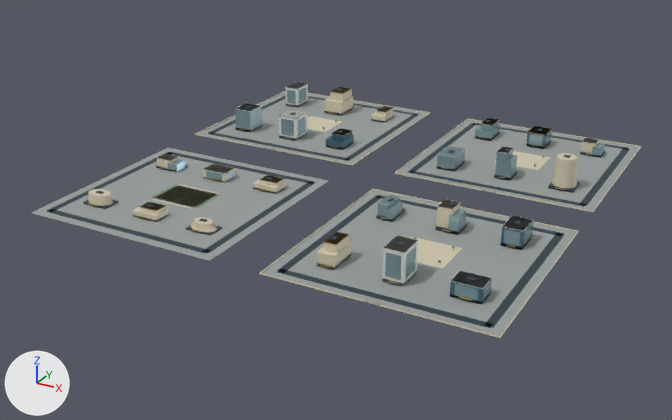
One commit to the glTF model web/public/assets/3d/ampliworld/GC-CITY-2030/GC-TILE-08-19.glb: the scene before it, then after it.
Rendered twice from a camera (50 mm lens) standing at (-1333.0, -5304.0, 581.0) and looking at (-2023.0, -4050.0, -46.0). The lights are fixed; the arrows at lower left show +X, +Y and +Z. The first picture is the older version. Where no turn or scale is listed for an object, it has been applied to the vertices. Vertices at exactly the same position are counted once.

The older version as bpy lines, for what is in view:
```python
ob_gc_tile_08_19_blue = bpy.data.objects.new('GC-TILE-08-19-blue', me_mesh_8)
ob_gc_tile_08_19_blue.location = (0.0, 0.0, 0.0)
ob_gc_tile_08_19_dark = bpy.data.objects.new('GC-TILE-08-19-dark', me_mesh_1)
ob_gc_tile_08_19_dark.location = (0.0, 0.0, 0.0)
ob_gc_tile_08_19_glass = bpy.data.objects.new('GC-TILE-08-19-glass', me_mesh_7)
ob_gc_tile_08_19_glass.location = (0.0, 0.0, 0.0)
ob_gc_tile_08_19_gold = bpy.data.objects.new('GC-TILE-08-19-gold', me_mesh_5)
ob_gc_tile_08_19_gold.location = (0.0, 0.0, 0.0)
ob_gc_tile_08_19_ivory = bpy.data.objects.new('GC-TILE-08-19-ivory', me_mesh_2)
ob_gc_tile_08_19_ivory.location = (0.0, 0.0, 0.0)
ob_gc_tile_08_19_paving = bpy.data.objects.new('GC-TILE-08-19-paving', me_mesh_0)
ob_gc_tile_08_19_paving.location = (0.0, 0.0, 0.0)
ob_gc_tile_08_19_white = bpy.data.objects.new('GC-TILE-08-19-white', me_mesh_6)
ob_gc_tile_08_19_white.location = (0.0, 0.0, 0.0)
```
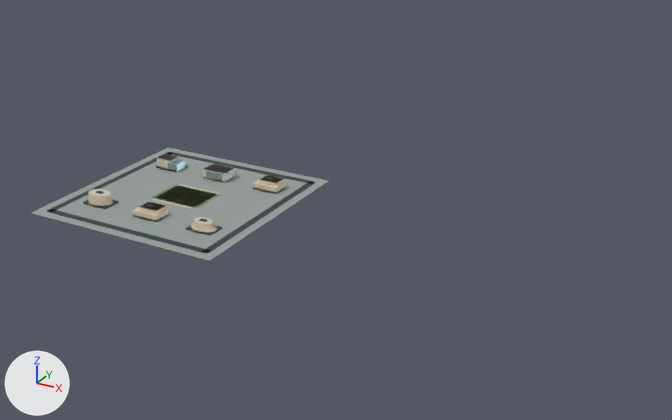
Diff of the bpy script that builds the scene:
```diff
--- a/web/public/assets/3d/ampliworld/GC-CITY-2030/GC-TILE-08-19.glb.py
+++ b/web/public/assets/3d/ampliworld/GC-CITY-2030/GC-TILE-08-19.glb.py
@@ me_mesh_0 @@
 # used by ob_gc_tile_08_19_paving; location = (0.0, 0.0, 0.0)
-me_mesh_0.from_pydata(...)  # 32 vertices, 48 faces; spans x -2379.0..-1621.0, y -4379.0..-3621.0, z 0.0
+me_mesh_0.from_pydata(...)  # 8 vertices, 12 faces; spans x -2379.0..-2041.0, y -4379.0..-4041.0, z 0.0
+# me_mesh_0 part 1: the loose piece of 8 vertices spanning x -2379.0..-2041.0, y -3959.0..-3621.0, z 0.0 is deleted
+# me_mesh_0 part 2: the loose piece of 8 vertices spanning x -1959.0..-1621.0, y -3959.0..-3621.0, z 0.0 is deleted
+# me_mesh_0 part 3: the loose piece of 8 vertices spanning x -1959.0..-1621.0, y -4379.0..-4041.0, z 0.0 is deleted
 me_mesh_0.materials.append(mat_paving)
@@ me_mesh_1 @@
 # used by ob_gc_tile_08_19_dark; location = (0.0, 0.0, 0.0)
-me_mesh_1.from_pydata(...)  # 512 vertices, 768 faces; spans x -2364.0..-1636.0, y -4364.0..-3636.0, z 0.0..54.0
+me_mesh_1.from_pydata(...)  # 128 vertices, 192 faces; spans x -2364.0..-2056.0, y -4364.0..-4056.0, z 0.0..20.0
+# me_mesh_1 part 4: 48 loose pieces with 384 vertices, spanning x -2364.0..-1636.0, y -4364.0..-3636.0, z 0.0..54.0, are deleted
 me_mesh_1.materials.append(mat_dark)
@@ me_mesh_2 @@
 # used by ob_gc_tile_08_19_ivory; location = (0.0, 0.0, 0.0)
-me_mesh_2.from_pydata(...)  # 330 vertices, 516 faces; spans x -2380.0..-1620.0, y -4380.0..-3620.0, z 0.0..53.0
+me_mesh_2.from_pydata(...)  # 100 vertices, 164 faces; spans x -2332.0..-2088.0, y -4312.0..-4104.0, z 0.0..18.0
+# me_mesh_2 part 5: 27 loose pieces with 230 vertices, spanning x -2380.0..-1620.0, y -4380.0..-3620.0, z 0.0..53.0, are deleted
 me_mesh_2.materials.append(mat_ivory)
@@ me_mesh_5 @@
 # used by ob_gc_tile_08_19_gold; location = (0.0, 0.0, 0.0)
-me_mesh_5.from_pydata(...)  # 510 vertices, 828 faces; spans x -2330.0..-1672.0, y -4380.0..-3676.0, z 0.0..46.0
+me_mesh_5.from_pydata(...)  # 196 vertices, 336 faces; spans x -2330.0..-2089.0, y -4316.0..-4105.0, z 4.0..17.0
+# me_mesh_5 part 8: 34 loose pieces with 314 vertices, spanning x -2317.0..-1672.0, y -4380.0..-3676.0, z 0.0..46.0, are deleted
 me_mesh_5.materials.append(mat_gold)
@@ me_mesh_6 @@
 # used by ob_gc_tile_08_19_white; location = (0.0, 0.0, 0.0)
-me_mesh_6.from_pydata(...)  # 208 vertices, 312 faces; spans x -2333.0..-1668.0, y -4320.0..-3676.0, z 0.0..50.0
+me_mesh_6.from_pydata(...)  # 104 vertices, 156 faces; spans x -2333.0..-2166.0, y -4239.0..-4103.0, z 0.0..17.0
+# me_mesh_6 part 7: 13 loose pieces with 104 vertices, spanning x -2328.0..-1668.0, y -4320.0..-3676.0, z 0.0..50.0, are deleted
 me_mesh_6.materials.append(mat_white)
@@ me_mesh_7 @@
 # used by ob_gc_tile_08_19_glass; location = (0.0, 0.0, 0.0)
-me_mesh_7.from_pydata(...)  # 376 vertices, 564 faces; spans x -2327.0..-1668.0, y -4319.0..-3674.0, z 0.0..46.0
+me_mesh_7.from_pydata(...)  # 40 vertices, 60 faces; spans x -2307.0..-2187.0, y -4133.0..-4103.0, z 0.0..15.0
+# me_mesh_7 part 6: 42 loose pieces with 336 vertices, spanning x -2327.0..-1668.0, y -4319.0..-3674.0, z 0.0..46.0, are deleted
 me_mesh_7.materials.append(mat_glass)
@@ ob_gc_tile_08_19_blue @@
-ob_gc_tile_08_19_blue = bpy.data.objects.new('GC-TILE-08-19-blue', me_mesh_8)
-ob_gc_tile_08_19_blue.location = (0.0, 0.0, 0.0)
```

Boxes (x1, y1, x2, y2) around the edits, measured in the pictures (672 x 420 px):
'GC-TILE-08-19-paving', reshaped (51% narrower, 53% shorter)
    before: (31, 92, 640, 336)
    after: (31, 148, 328, 261)
'GC-TILE-08-19-dark', reshaped (54% narrower, 58% shorter)
    before: (47, 84, 630, 328)
    after: (47, 152, 316, 254)
'GC-TILE-08-19-ivory', reshaped (64% narrower, 69% shorter)
    before: (88, 87, 641, 338)
    after: (88, 154, 286, 232)
'GC-TILE-08-19-glass', reshaped (85% narrower, 90% shorter)
    before: (167, 87, 605, 301)
    after: (167, 160, 234, 180)
'GC-TILE-08-19-white', reshaped (82% narrower, 74% shorter)
    before: (156, 82, 599, 289)
    after: (156, 154, 235, 208)
'GC-TILE-08-19-blue', deleted
    before: (326, 127, 552, 305)
'GC-TILE-08-19-gold', reshaped (61% narrower, 70% shorter)
    before: (88, 87, 594, 306)
    after: (88, 167, 283, 233)
part 1 of me_mesh_0, deleted
    before: (198, 92, 428, 164)
part 2 of me_mesh_0, deleted
    before: (397, 119, 640, 211)
part 3 of me_mesh_0, deleted
    before: (262, 190, 577, 336)
part 4 of me_mesh_1, deleted
    before: (208, 84, 630, 328)
part 5 of me_mesh_2, deleted
    before: (195, 87, 641, 338)
part 6 of me_mesh_7, deleted
    before: (235, 87, 605, 301)
part 7 of me_mesh_6, deleted
    before: (238, 82, 599, 289)
part 8 of me_mesh_5, deleted
    before: (240, 87, 594, 306)
